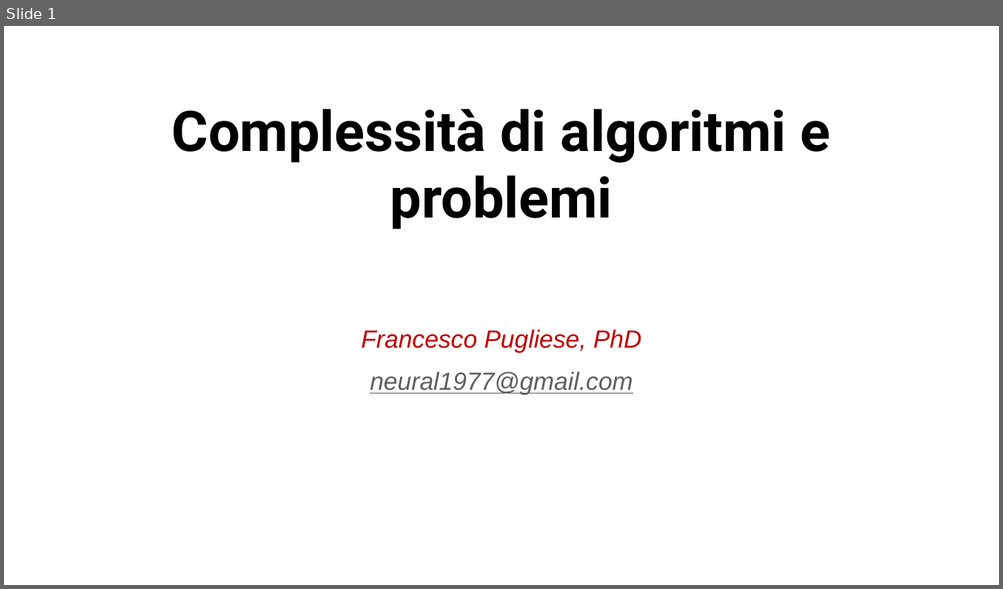
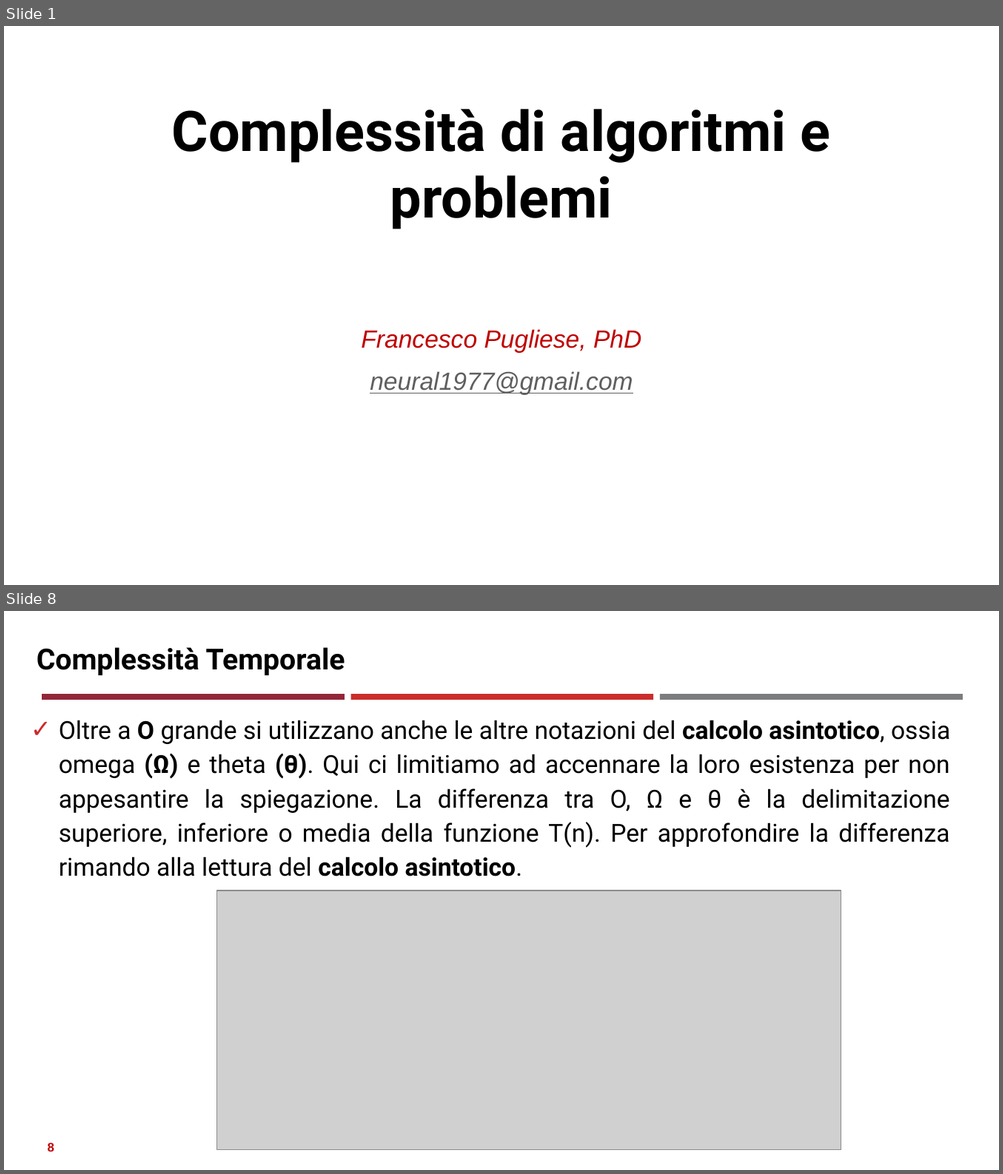
Before and after one commit to neural1977/data_science_interview_material, a slide deck: Assicurazioni/Complessità di algoritmi e problemi.pptx. Shown one above the other, each under a label of ours: slide 1 before the commit, slides 1 and 8 after it; the slides between them are not shown. The pictures are 1003x589 and 1003x1174 pixels, drawn with LibreOffice and Linux fonts; fonts in the diff are those of the drawing; grey boxes stand for pictures. Boxes give left, top, right and bottom in pixels: in the first picture for what was removed or moved away, otherwise in the second. Text is boxed around its words. In the diff, an @@ line names an element or a change of style, - is before the commit and + after.

```diff
--- a/Assicurazioni/Complessità di algoritmi e problemi.pptx
+++ b/Assicurazioni/Complessità di algoritmi e problemi.pptx
@@ slide 8 added at (4, 611, 999, 1170), background #FFFFFF @@
@@ title added at (37, 647, 345, 675), 28 pt, text #000000, bold @@
+Complessità Temporale
@@ rectangle added at (42, 694, 345, 700), fill #942639 @@
@@ rectangle added at (351, 694, 653, 700), fill #CC2A2A @@
@@ rectangle added at (660, 694, 963, 700), fill #7B7C7E @@
@@ text added at (59, 720, 950, 877), 24 pt, text #000000 @@
+✓ Oltre a O grande si utilizzano anche le altre notazioni del calcolo asintotico, ossia omega (Ω) e theta (θ). Qui ci limitiamo ad accennare la loro esistenza per non appesantire la spiegazione. La differenza tra O, Ω e θ è la delimitazione superiore, inferiore o media della funzione T(n). Per approfondire la differenza rimando alla lettura del calcolo asintotico.
@@ picture added at (217, 891, 841, 1150) @@
@@ page number added at (48, 1143, 54, 1152), 12 pt, text #C00000, bold @@
+8
```
Also in this commit, not shown: 5 slides changed, 12 other slides added, 1 other file.
